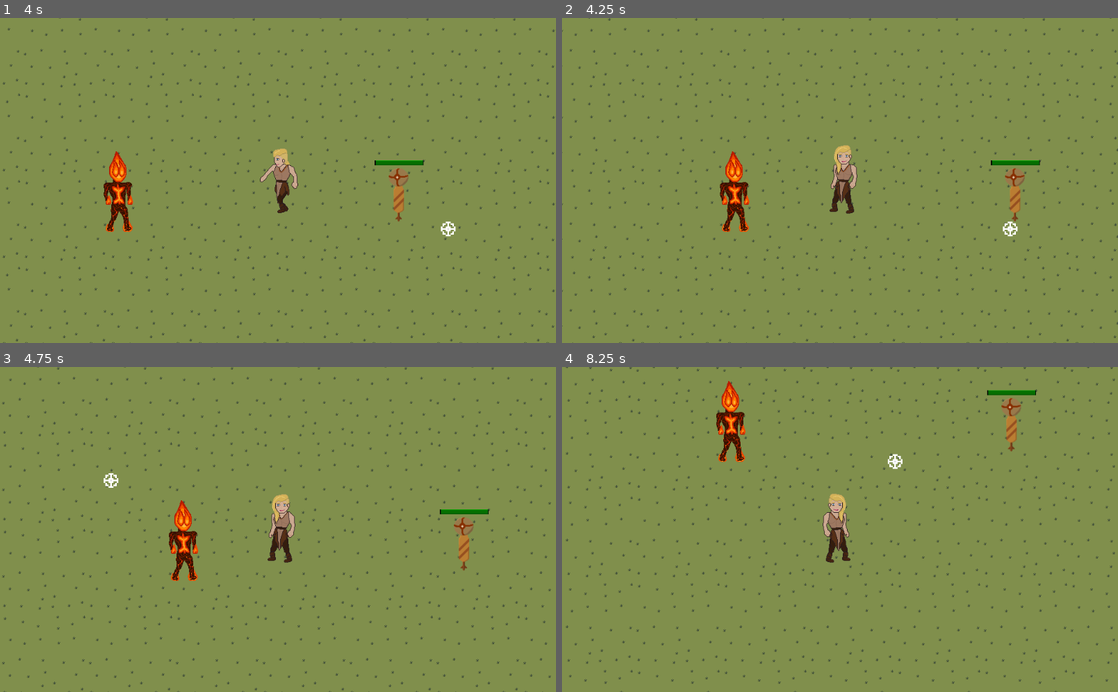
Above: before the commit, frames 1-4 (two rows, left to right).
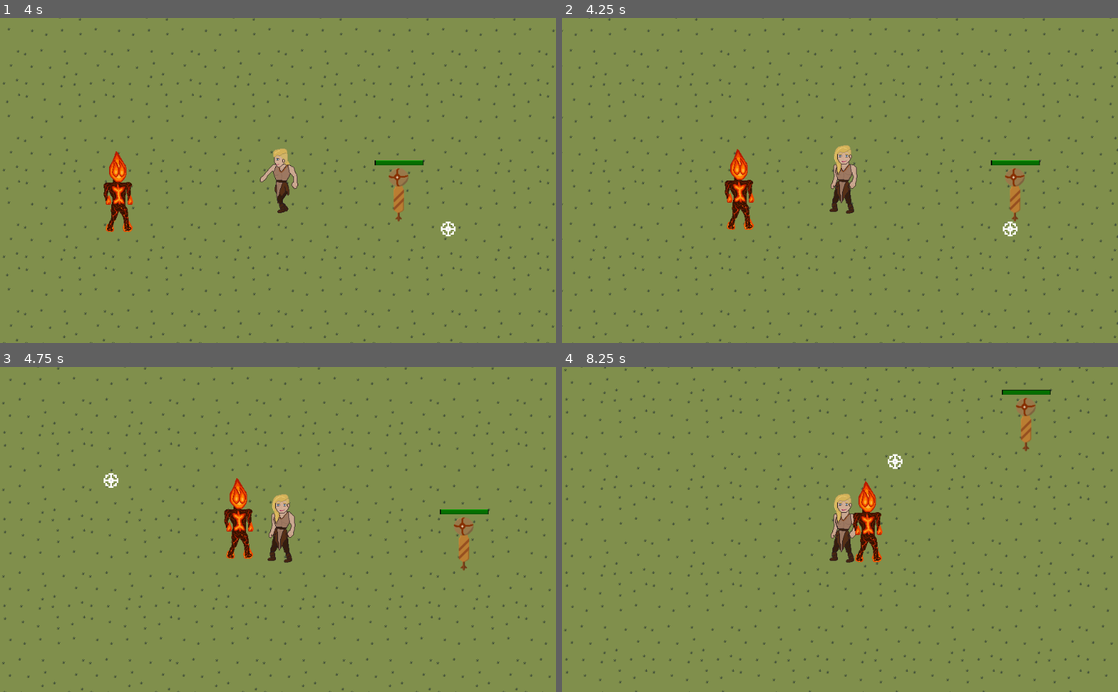
Above: after the commit, the same moments.

Repository: Guillman07/Videojoc-lg
Game: Godot game, scene res://Escenes/World.tscn
Same seed, same stepped clock (60 frames per second), same inputs: the game is played once before the commit and once after it.
Inputs (mouse positions are in pixels of both pictures, inside the frame that each line leads up to):
- Up to frame 1 (4 s): tap Enter at 0.5 s; move the mouse to (400, 164) at 0.52 s; click (400, 164) at 0.6 s; move the mouse to (166, 196) at 1.27 s; tap E (E) at 1.35 s; click (166, 196) at 2 s; move the mouse to (333, 109) at 2.02 s; hold D (Est) 2.03-2.78 s; click (333, 109) at 2.75 s; move the mouse to (250, 245) at 2.77 s; tap W (Nord) at 2.85 s; move the mouse to (444, 229) at 3.52 s; hold A (Oest) from 3.53 s (still down)
- Up to frame 2 (4.25 s): keep holding A (Oest)
- Up to frame 3 (4.75 s): move the mouse to (111, 480) at 4.27 s; release A (Oest) at 4.28 s; tap Q (Q) at 4.35 s
- Up to frame 4 (8.25 s): move the mouse to (867, 529) at 5.02 s; hold S (Sud) 5.03-5.78 s; move the mouse to (756, 448) at 5.77 s; click (756, 448) at 5.85 s; move the mouse to (962, 513) at 6.52 s; tap E (E) at 6.6 s; click (962, 513) at 7.25 s; move the mouse to (728, 545) at 7.27 s; tap D (Est) at 7.35 s; move the mouse to (895, 458) at 8.02 s; hold W (Nord) from 8.03 s (still down)

Frame 1 is identical in both runs. In frame 2, 0.9% of the frame differs, in the area x 28-35%, y 40-66%; in frame 3, 1.5%; in frame 4, 6.0%, in the area x 0-100%, y 0-100%.

Commit message:
V 0.1.12
startup menu

Diff:
--- /dev/null
+++ b/Videojoc LG/Escenes/Menu.tscn
@@ -0,0 +1,5 @@
+[gd_scene format=2]
+
+[node name="Control" type="Control"]
+anchor_right = 1.0
+anchor_bottom = 1.0
--- a/Videojoc LG/Escenes/Subdit_foc.tscn
+++ b/Videojoc LG/Escenes/Subdit_foc.tscn
@@ -34,6 +34,7 @@
 [node name="Timer_atac_simple" type="Timer" parent="."]
 
 [node name="Linea_de_visio" type="RayCast2D" parent="."]
+scale = Vector2( 2.7547, 1.81143 )
 enabled = true
 cast_to = Vector2( 70, 0 )
 collision_mask = 3
